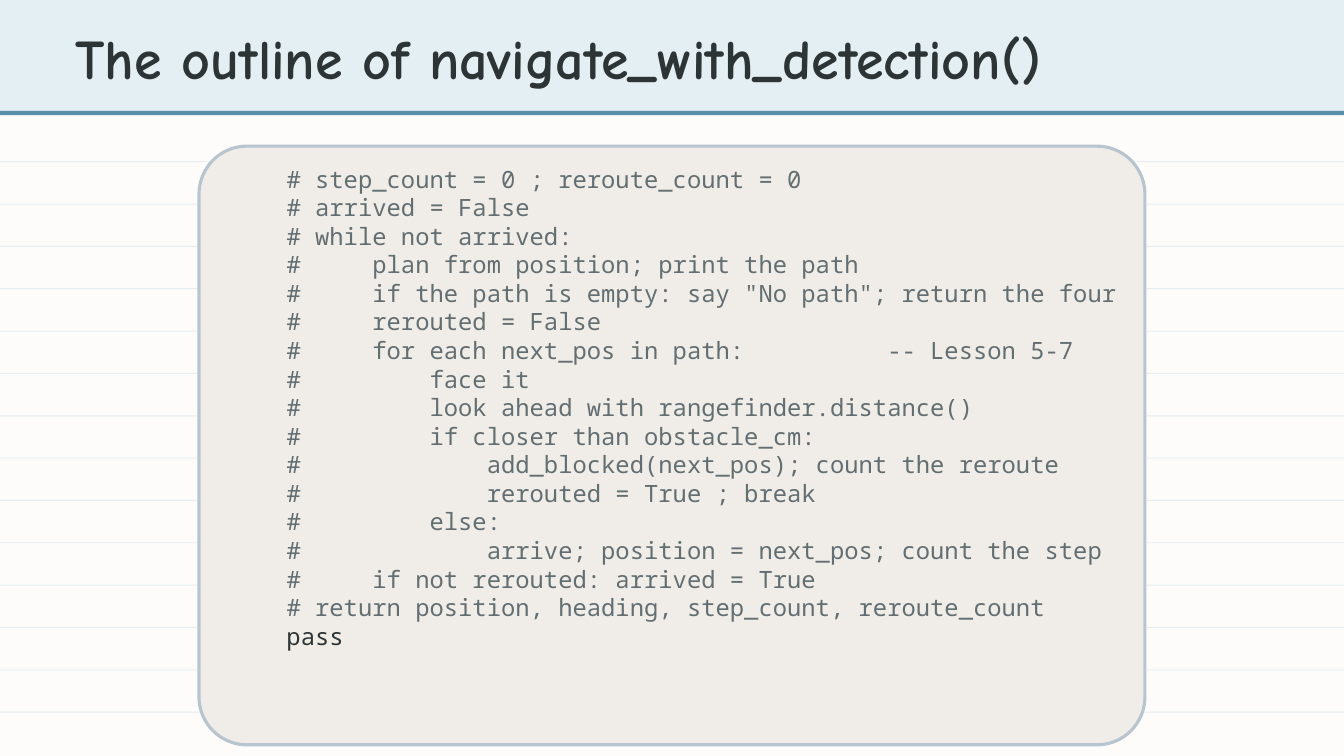
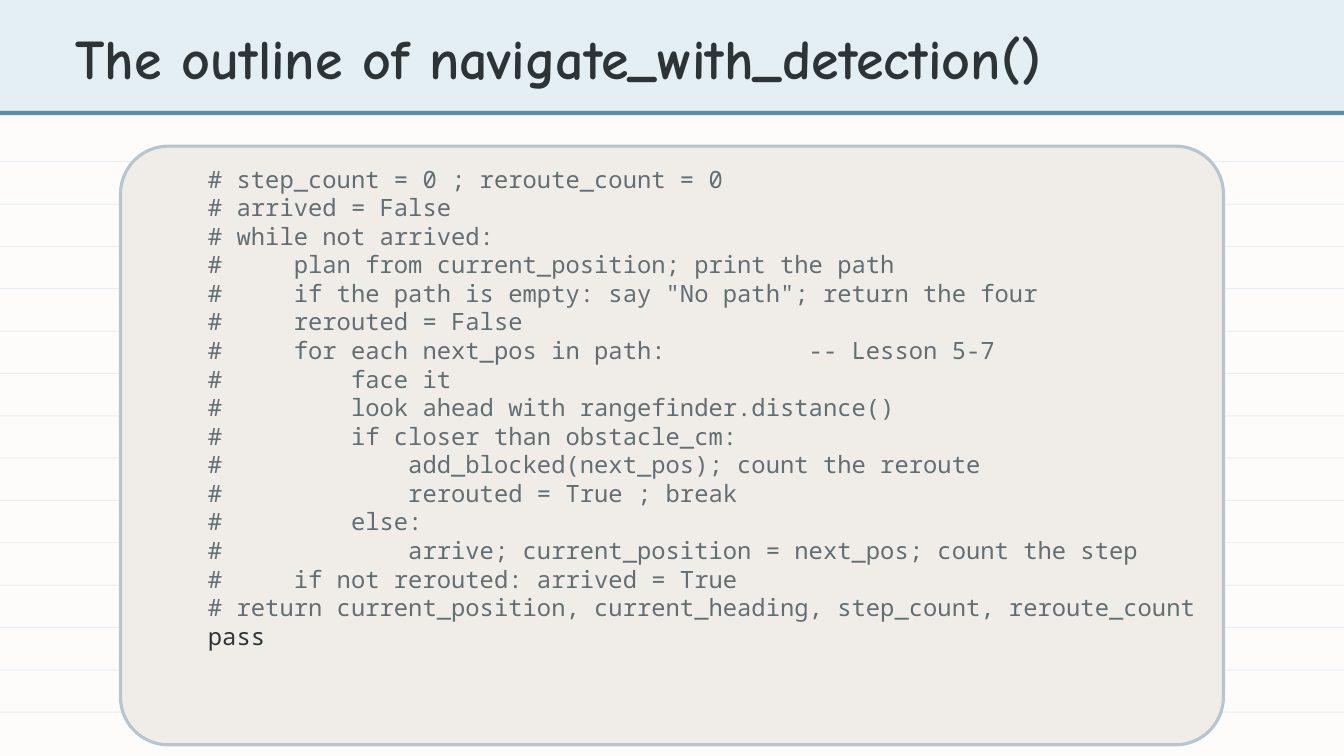
Before and after one commit to bradamiller/LearningPython, a slide deck: slide 4 of static/slides/module-05-pathfinding/module-5-lesson-08-building-experience.pptx. Drawn at 1344x756 pixels with LibreOffice and Linux fonts; fonts in the diff are those of the drawing. Boxes give left, top, right and bottom in pixels: in the first picture for what was removed or moved away, otherwise in the second. Text is boxed around its words. In the diff, an @@ line names an element or a change of style, - is before the commit and + after.

```diff
--- a/static/slides/module-05-pathfinding/module-5-lesson-08-building-experience.pptx
+++ b/static/slides/module-05-pathfinding/module-5-lesson-08-building-experience.pptx
@@ rounded rectangle resized from (x1=199, y1=146, x2=1144, y2=745) to (x1=121, y1=146, x2=1224, y2=745) @@
@@ text "# step_count = 0 ; ..." moved from (x1=286, y1=171, x2=1116, y2=651) to (x1=208, y1=171, x2=1195, y2=651) @@
@@ text at (x1=294, y1=255, x2=894, y2=279): text changed @@
-# plan from position; print the path
+# plan from current_position; print the path
@@ text at (x1=408, y1=541, x2=1137, y2=565): text changed @@
-# arrive; position = next_pos; count the step
+# arrive; current_position = next_pos; count the step
@@ text at (x1=237, y1=598, x2=1195, y2=622): text changed @@
-# return position, heading, step_count, reroute_count
+# return current_position, current_heading, step_count, reroute_count
```
Also in this commit, not shown: 6 other slides changed, 11 other files.
